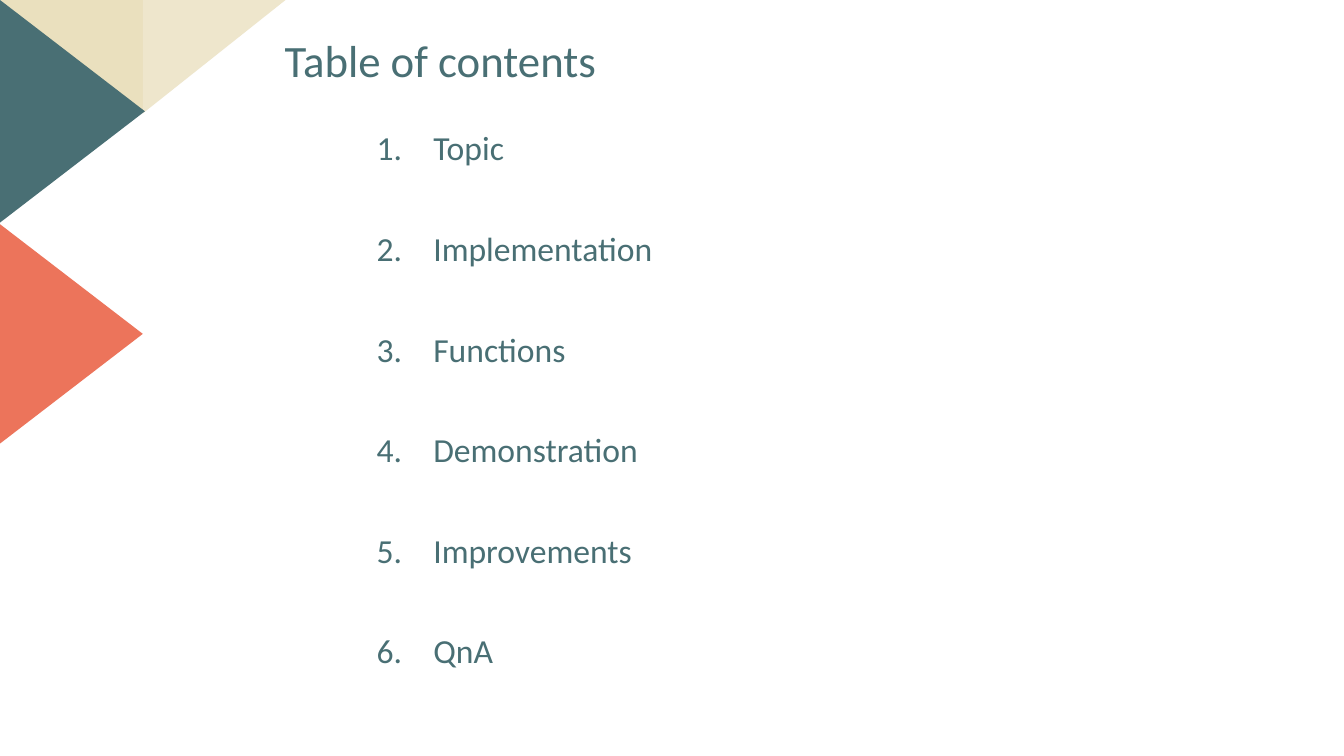
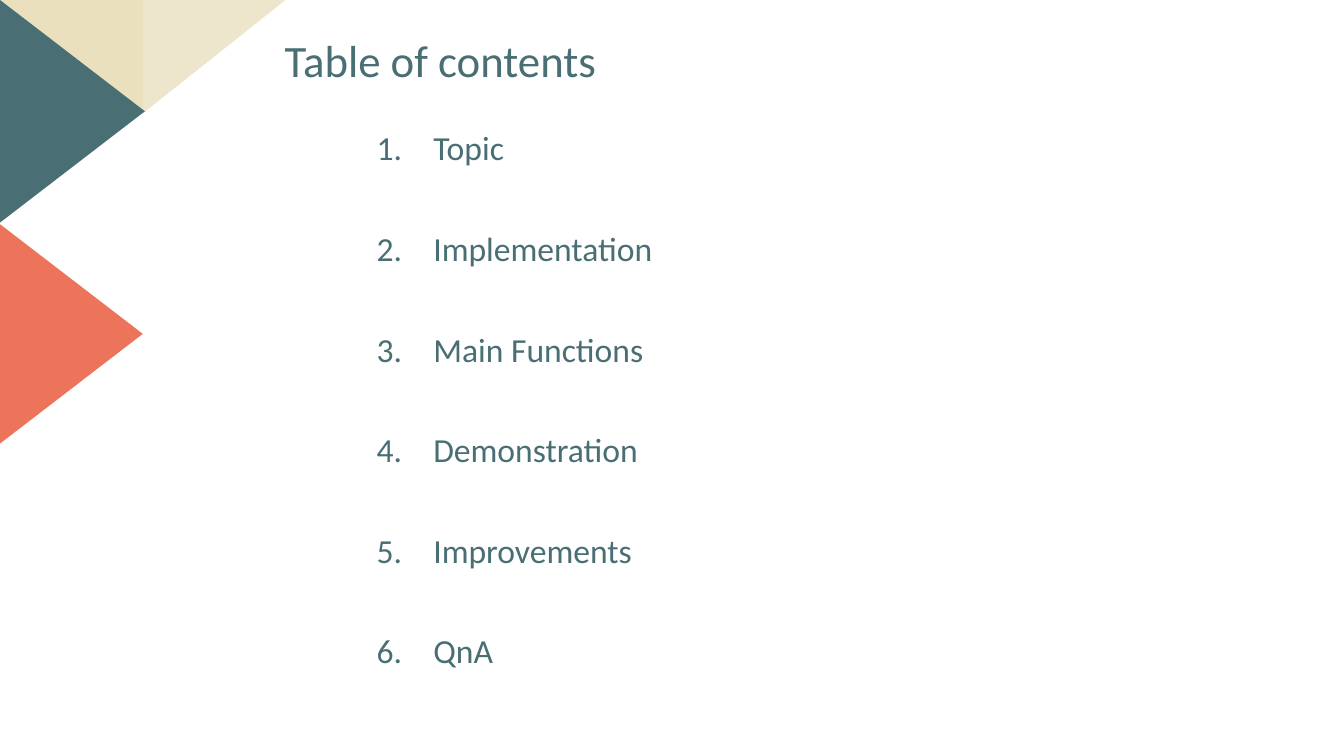
Before and after one commit to KwangwonChoi/CapstoneDesign2, a slide deck: slide 2 of documents/졸프_최종발표.pptx. Drawn at 1344x756 pixels with LibreOffice and Linux fonts; fonts in the diff are those of the drawing. Boxes give left, top, right and bottom in pixels: in the first picture for what was removed or moved away, otherwise in the second. Text is boxed around its words. In the diff, an @@ line names an element or a change of style, - is before the commit and + after.

```diff
--- a/documents/졸프_최종발표.pptx
+++ b/documents/졸프_최종발표.pptx
@@ text at [433, 339, 643, 363]: text changed @@
-3. Functions
+3. Main Functions
```
Also in this commit, not shown: 3 other slides changed, 1 other file.
